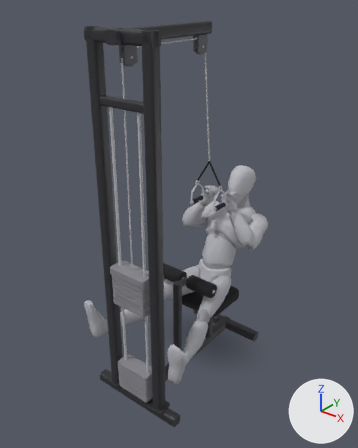
The glTF model app/src/main/assets/mannequins/neutral_grip_lat_pulldown.glb as it was, and as the next commit left it.
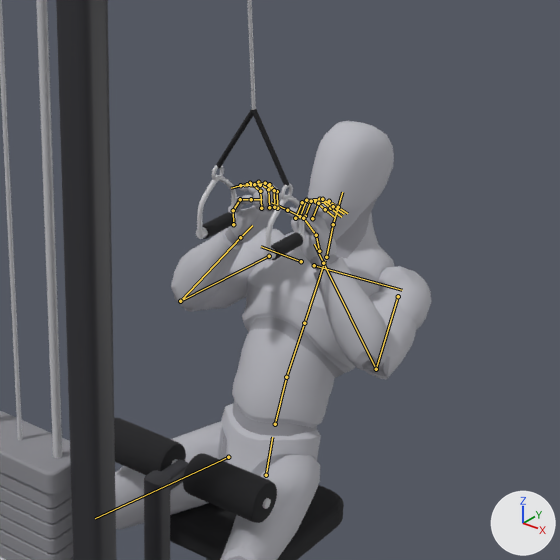
Each version is shown whole from a 50 mm lens placed at (1.81, -2.64, 2.58), pointed at (-0.06, -0.3, 1.13), then close up on the part from 35% to 87% of the width and 28% to 69% of the height. Every picture has the same lights, and +X, +Y and +Z are marked at lower right. The older version's two pictures come first. Both versions are drawn at frame 17 of the action 'lowering'; the numbers are the values there. The bones that change, and the others that lie on the model, are drawn over the model as lines in the close-ups.

In view in the first close-up: 'body', 'body_1', 'cable_19', 'cable_2', 'cable_22', 'cable_25', 'cable_26', 'cable_28', 'cable_37', 'cable_38', 'cable_41', 'cable_47' and 17 more.
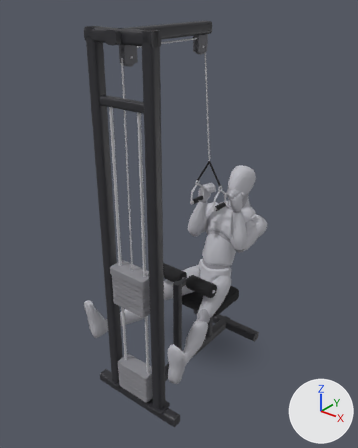
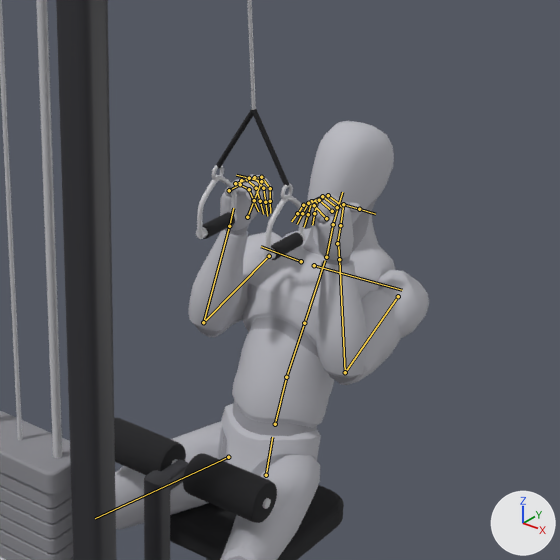
Scene script edits in JSON lines:
```json
{"block": "bone_upperarm_l", "where": "bone_upperarm_l = bpy.data.objects['Armature'].pose.bones['upperarm_l']  # child of 'clavicle_l'"}
{"op": "set", "path": "bone_upperarm_l.rotation_quaternion", "old": "(0.802, 0.378, -0.105, -0.45)", "new": "(-0.688, -0.301, 0.192, 0.631)", "note": "degrees (45, 10, -54) -> degrees (41, 7, -83)"}
{"block": "bone_lowerarm_l", "where": "bone_lowerarm_l = bpy.data.objects['Armature'].pose.bones['lowerarm_l']  # child of 'upperarm_l'"}
{"op": "set", "path": "bone_lowerarm_l.rotation_quaternion", "old": "(-0.007, -0.011, 0.537, 0.844)", "new": "(-0.533, -0.846, -0.015, -0.025)", "note": "degrees (65, 1, -179) -> degrees (116, -1, 3)"}
{"block": "bone_index_03_l", "where": "bone_index_03_l = bpy.data.objects['Armature'].pose.bones['index_03_l']  # child of 'index_02_l'"}
{"op": "set", "path": "bone_index_03_l.rotation_quaternion", "old": "(0.933, 0.359, 0.0, -0.002)", "new": "(0.925, 0.379, 0.0, -0.002)", "note": "degrees (42, 0, 0) -> degrees (45, 0, 0)"}
{"block": "bone_pinky_01_l", "where": "bone_pinky_01_l = bpy.data.objects['Armature'].pose.bones['pinky_01_l']  # child of 'hand_l'"}
{"op": "set", "path": "bone_pinky_01_l.rotation_quaternion", "old": "(0.902, 0.431, 0.0, -0.003)", "new": "(0.928, 0.373, 0.0, -0.002)", "note": "degrees (51, 0, 0) -> degrees (44, 0, 0)"}
{"block": "bone_thumb_01_l", "where": "bone_thumb_01_l = bpy.data.objects['Armature'].pose.bones['thumb_01_l']  # child of 'hand_l'"}
{"op": "set", "path": "bone_thumb_01_l.rotation_quaternion", "old": "(1.0, 0.0, 0.0, 0.0)", "new": "(0.964, 0.002, -0.013, -0.266)", "note": "degrees (0, 0, 0) -> degrees (1, -1, -31)"}
{"block": "bone_thumb_02_l", "where": "bone_thumb_02_l = bpy.data.objects['Armature'].pose.bones['thumb_02_l']  # child of 'thumb_01_l'"}
{"op": "set", "path": "bone_thumb_02_l.rotation_quaternion", "old": "(0.967, 0.036, 0.073, -0.243)", "new": "(1.0, 0.0, 0.0, 0.0)", "note": "degrees (2, 9, -28) -> degrees (0, 0, 0)"}
{"block": "bone_thumb_03_l", "where": "bone_thumb_03_l = bpy.data.objects['Armature'].pose.bones['thumb_03_l']  # child of 'thumb_02_l'"}
{"op": "set", "path": "bone_thumb_03_l.rotation_quaternion", "old": "(0.952, 0.043, 0.087, -0.292)", "new": "(0.643, -0.183, 0.1, -0.737)", "note": "degrees (2, 11, -34) -> degrees (-23, -8, -96)"}
{"block": "bone_upperarm_r", "where": "bone_upperarm_r = bpy.data.objects['Armature'].pose.bones['upperarm_r']  # child of 'clavicle_r'"}
{"op": "set", "path": "bone_upperarm_r.rotation_quaternion", "old": "(0.802, 0.378, 0.105, 0.45)", "new": "(0.688, 0.301, 0.192, 0.631)", "note": "degrees (45, -10, 54) -> degrees (41, -7, 83)"}
{"block": "bone_lowerarm_r", "where": "bone_lowerarm_r = bpy.data.objects['Armature'].pose.bones['lowerarm_r']  # child of 'upperarm_r'"}
{"op": "set", "path": "bone_lowerarm_r.rotation_quaternion", "old": "(-0.007, -0.011, -0.537, -0.844)", "new": "(-0.533, -0.846, 0.015, 0.025)", "note": "degrees (65, -1, 179) -> degrees (116, 1, -3)"}
{"block": "bone_index_03_r", "where": "bone_index_03_r = bpy.data.objects['Armature'].pose.bones['index_03_r']  # child of 'index_02_r'"}
{"op": "set", "path": "bone_index_03_r.rotation_quaternion", "old": "(0.933, 0.359, 0.0, 0.002)", "new": "(0.925, 0.379, 0.0, 0.002)", "note": "degrees (42, 0, 0) -> degrees (45, 0, 0)"}
{"block": "bone_pinky_01_r", "where": "bone_pinky_01_r = bpy.data.objects['Armature'].pose.bones['pinky_01_r']  # child of 'hand_r'"}
{"op": "set", "path": "bone_pinky_01_r.rotation_quaternion", "old": "(0.902, 0.431, 0.0, 0.003)", "new": "(0.928, 0.373, 0.0, 0.002)", "note": "degrees (51, 0, 0) -> degrees (44, 0, 0)"}
{"block": "bone_thumb_01_r", "where": "bone_thumb_01_r = bpy.data.objects['Armature'].pose.bones['thumb_01_r']  # child of 'hand_r'"}
{"op": "set", "path": "bone_thumb_01_r.rotation_quaternion", "old": "(1.0, 0.0, 0.0, 0.0)", "new": "(-0.964, -0.002, -0.013, -0.266)", "note": "degrees (0, 0, 0) -> degrees (1, 1, 31)"}
{"block": "bone_thumb_02_r", "where": "bone_thumb_02_r = bpy.data.objects['Armature'].pose.bones['thumb_02_r']  # child of 'thumb_01_r'"}
{"op": "set", "path": "bone_thumb_02_r.rotation_quaternion", "old": "(0.967, 0.036, -0.073, 0.243)", "new": "(1.0, 0.0, 0.0, 0.0)", "note": "degrees (2, -9, 28) -> degrees (0, 0, 0)"}
{"block": "bone_thumb_03_r", "where": "bone_thumb_03_r = bpy.data.objects['Armature'].pose.bones['thumb_03_r']  # child of 'thumb_02_r'"}
{"op": "set", "path": "bone_thumb_03_r.rotation_quaternion", "old": "(0.952, 0.043, -0.087, 0.292)", "new": "(0.643, -0.183, -0.1, 0.737)", "note": "degrees (2, -11, 34) -> degrees (-23, 8, 96)"}
```

Pixel boxes [x1, y1, x2, y2] of what changed, in the close-ups (560 x 560 px):
```json
{"object": "body", "change": "posed", "before": [0, 121, 431, 560], "after": [0, 121, 429, 560]}
{"object": "body_1", "change": "posed", "before": [174, 182, 386, 560], "after": [194, 176, 377, 560]}
{"bone": "upperarm_l", "before": "(398, 296) to (376, 369)", "after": "(398, 296) to (345, 372)"}
{"bone": "lowerarm_l", "before": "(376, 369) to (323, 263)", "after": "(345, 372) to (339, 259)"}
{"bone": "index_03_l", "before": "(315, 201) to (325, 209)", "after": "(317, 201) to (314, 213)"}
{"bone": "pinky_01_l", "before": "(312, 218) to (318, 203)", "after": "(326, 218) to (314, 205)"}
{"bone": "thumb_01_l", "before": "(319, 251) to (316, 235)", "after": "(337, 243) to (340, 225)"}
{"bone": "thumb_02_l", "before": "(316, 235) to (303, 218)", "after": "(340, 225) to (343, 204)"}
{"bone": "thumb_03_l", "before": "(303, 218) to (287, 210)", "after": "(343, 204) to (359, 209)"}
{"bone": "upperarm_r", "before": "(269, 256) to (180, 301)", "after": "(269, 256) to (203, 322)"}
{"bone": "lowerarm_r", "before": "(180, 301) to (240, 237)", "after": "(203, 322) to (229, 226)"}
{"bone": "index_03_r", "before": "(250, 183) to (240, 185)", "after": "(270, 188) to (270, 201)"}
{"bone": "pinky_01_r", "before": "(277, 208) to (277, 191)", "after": "(229, 190) to (240, 184)"}
{"bone": "thumb_01_r", "before": "(233, 224) to (233, 210)", "after": "(247, 217) to (254, 200)"}
{"bone": "thumb_02_r", "before": "(233, 210) to (240, 199)", "after": "(254, 200) to (261, 181)"}
{"bone": "thumb_03_r", "before": "(240, 199) to (251, 199)", "after": "(261, 181) to (249, 178)"}
```
